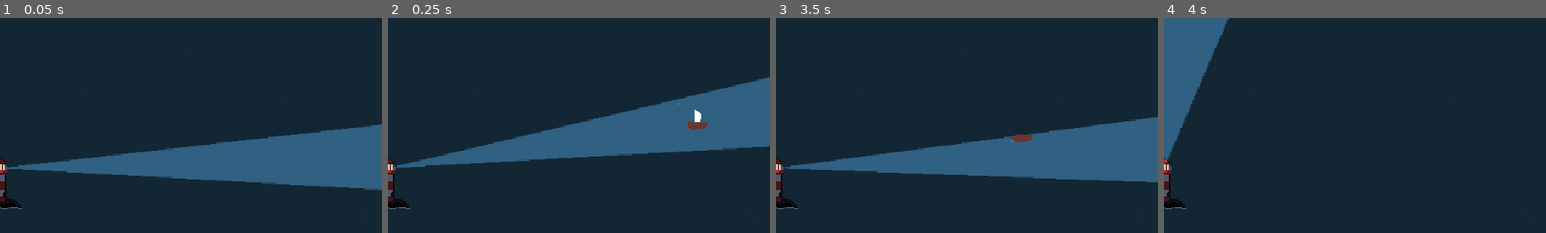
Above: before the commit, frames 1-4 (left to right).
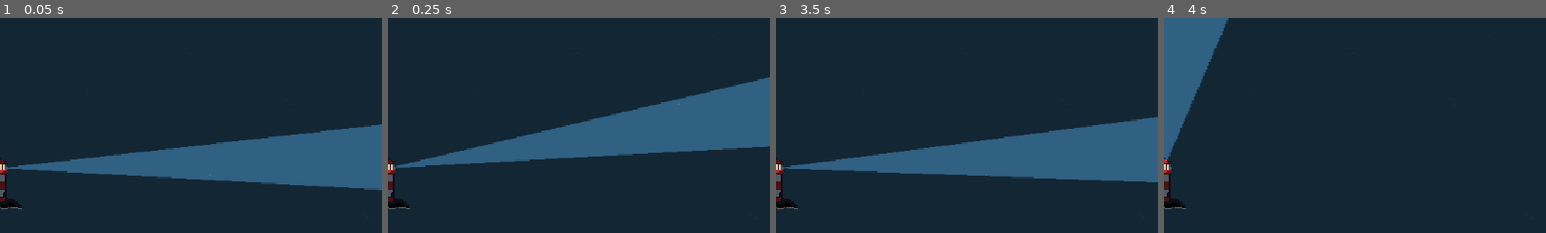
Above: after the commit, the same moments.

Repository: Luffiez/LudumDare59
Game: Godot game, scene res://Scenes/Levels/Game.tscn
Same seed, same stepped clock (60 frames per second), same inputs: the game is played once before the commit and once after it.
Inputs (mouse positions are % of the whole screen's width and height, from its top left):
- Up to frame 1 (0.05 s): no input
- Up to frame 2 (0.25 s): no input
- Up to frame 3 (3.5 s): move the mouse to (72, 45) at 0.52 s; hold Right mouse button (speed) 0.53-1.28 s; move the mouse to (30, 55) at 1.27 s; click (30, 55) at 1.35 s; move the mouse to (60, 28) at 2.02 s; hold Right mouse button (speed) 2.03-2.78 s; move the mouse to (45, 70) at 2.77 s; click (45, 70) at 2.85 s
- Up to frame 4 (4 s): move the mouse to (80, 65) at 3.52 s; hold Right mouse button (speed) from 3.53 s (still down)
The pictures show only the part of the screen within x 50-100%, y 12-62%; the shares and areas given below are measured in that part.

The runs differ from the first frame. In frame 2, 0.2% of the frame differs, in the area x 78-84%, y 42-53%; in frame 3, 0.2%; in frame 4, less than 0.1%.

Commit message:
changed ghost spawn line to use scale 1:1

Diff:
--- a/ludum-dare-59/Enemies/GhostSpawnLine.tscn
+++ b/ludum-dare-59/Enemies/GhostSpawnLine.tscn
@@ -1,23 +1,19 @@
 [gd_scene format=3 uid="uid://bh3vysjrsyd1i"]
 
 [ext_resource type="Script" uid="uid://crhmivp4cw2rp" path="res://Enemies/SpawnLine.gd" id="1_syjhm"]
-[ext_resource type="Curve2D" uid="uid://b6clfe4tprfg8" path="res://Enemies/Enemy_SpawnLine.tres" id="2_mpnya"]
+[ext_resource type="Curve2D" uid="uid://bdah7ow114inj" path="res://Scenes/Levels/bigger_spawn_square.tres" id="2_mpnya"]
 
 [node name="GhostSpawnLine" type="Node2D" unique_id=443372404 node_paths=PackedStringArray("spawn_position", "path_follow")]
-position = Vector2(552, 322)
 script = ExtResource("1_syjhm")
 spawn_position = NodePath("Node2D2/PathFollow2D/SpawnPosition")
 path_follow = NodePath("Node2D2/PathFollow2D")
 
 [node name="Node2D2" type="Path2D" parent="." unique_id=1411165715]
-position = Vector2(6.6904364, -131.7377)
-scale = Vector2(1.0114368, 0.6268054)
 curve = ExtResource("2_mpnya")
 
 [node name="PathFollow2D" type="PathFollow2D" parent="Node2D2" unique_id=1392468438]
-position = Vector2(1.3527083, -60.27582)
+position = Vector2(-479, -266)
 rotation = 0.0036866192
-progress = 2406.2788
 rotates = false
 cubic_interp = false
 
--- a/ludum-dare-59/Scenes/Levels/Game.tscn
+++ b/ludum-dare-59/Scenes/Levels/Game.tscn
@@ -22,8 +22,10 @@
 target = NodePath("../Lighthouse")
 game_ui = NodePath("../ControlsUI")
 
-[node name="GhostSpawnLine" parent="." unique_id=443372404 instance=ExtResource("5_ymxrj")]
-position = Vector2(186, 231)
-
 [node name="Node2D" type="Node2D" parent="." unique_id=303890746]
 position = Vector2(481, 445)
+
+[node name="Camera2D" type="Camera2D" parent="." unique_id=581803652]
+
+[node name="GhostSpawnLine" parent="." unique_id=443372404 instance=ExtResource("5_ymxrj")]
+position = Vector2(0, -1.06)
--- /dev/null
+++ b/ludum-dare-59/Scenes/Levels/bigger_spawn_square.tres
@@ -0,0 +1,7 @@
+[gd_resource type="Curve2D" format=3 uid="uid://bdah7ow114inj"]
+
+[resource]
+_data = {
+"points": PackedVector2Array(0, 0, 0, 0, -479, -266, 0, 0, 0, 0, 1438, -268, 0, 0, 0, 0, 1441, 812, 0, 0, 0, 0, -479, 813, 0, 0, 0, 0, -479, -266)
+}
+point_count = 5
